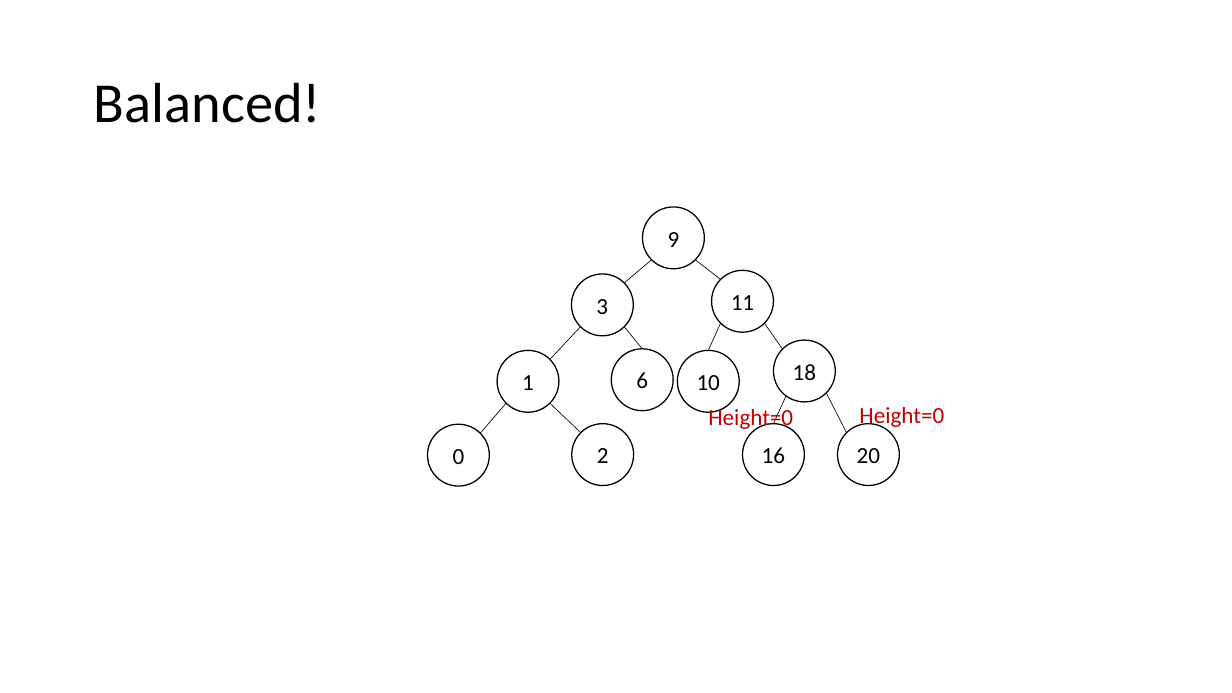
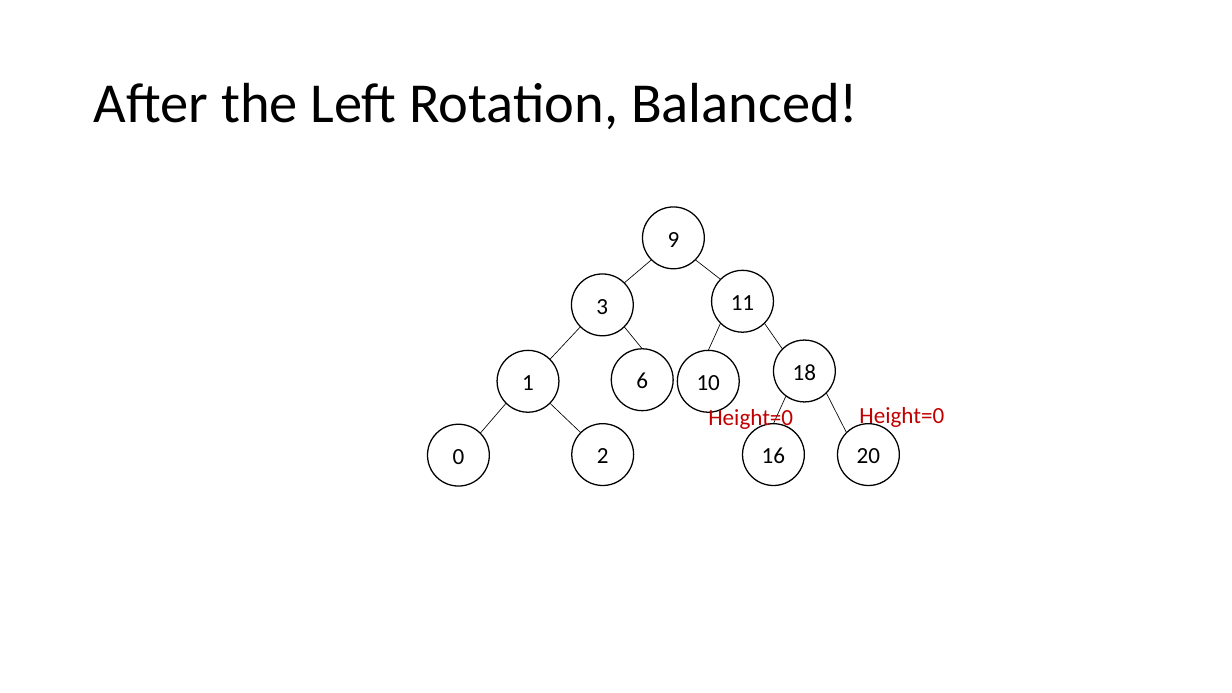
Before and after one commit to natebrunelle/cse332, a slide deck: slide 20 of markdown/files/slides/lecture9_avl2.pptx (slide 21 before the commit). Drawn at 1232x693 pixels with LibreOffice and Linux fonts; fonts in the diff are those of the drawing. Boxes give left, top, right and bottom in pixels: in the first picture for what was removed or moved away, otherwise in the second. Text is boxed around its words. In the diff, an @@ line names an element or a change of style, - is before the commit and + after.

```diff
--- a/markdown/files/slides/lecture9_avl2.pptx
+++ b/markdown/files/slides/lecture9_avl2.pptx
@@ title at bbox=[94, 82, 858, 129]: text changed @@
-Balanced!
+After the Left Rotation, Balanced!
```
Also in this commit, not shown: 15 other slides changed, 1 slide added, 2 slides removed, 9 other files.
